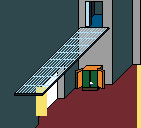
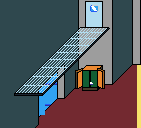
Comparing the layer stacks of the two 141×128 images. Changes:
moved "porta0" above "porta1" over [86, 2, 102, 27]
painted on "porta1" over [86, 2, 102, 27]
removed layer "exitWest" over [36, 87, 47, 116]
added layer "westCover" above "r1_exitWest" over [36, 84, 46, 116]
added layer "r1_exitWest" above "bg1" over [36, 86, 45, 115]
painted on "bg1" over [86, 2, 102, 27]
renamed "otherRoom" to "otherRoomFloor", showed it over [39, 73, 57, 116]
